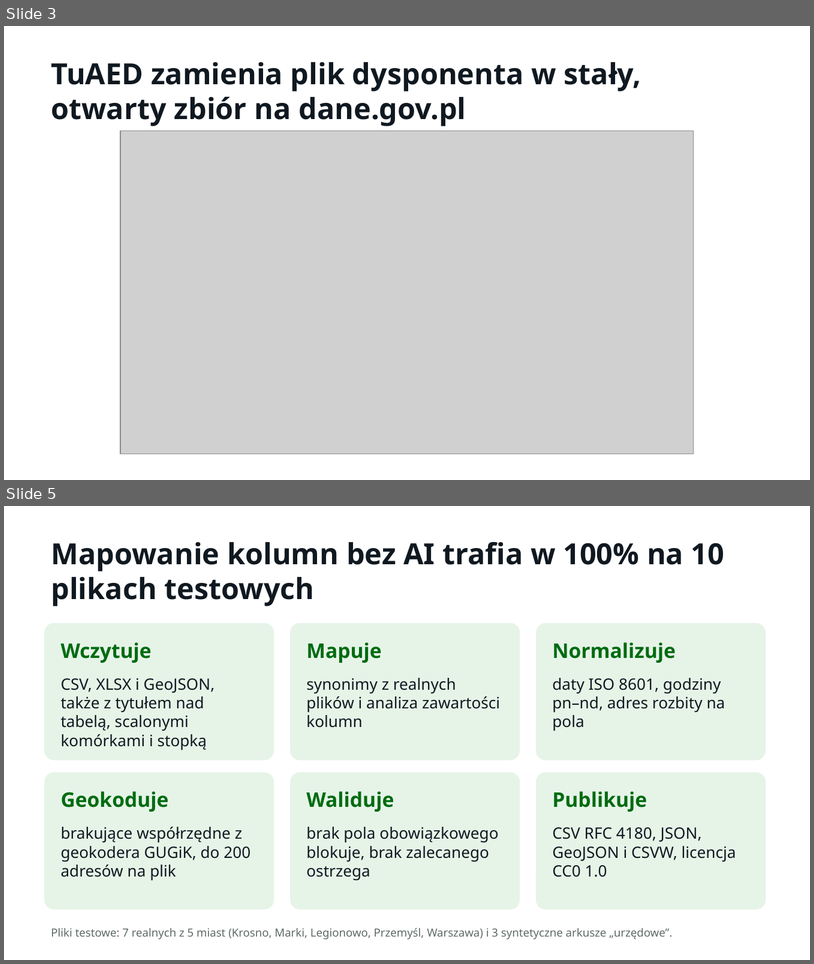
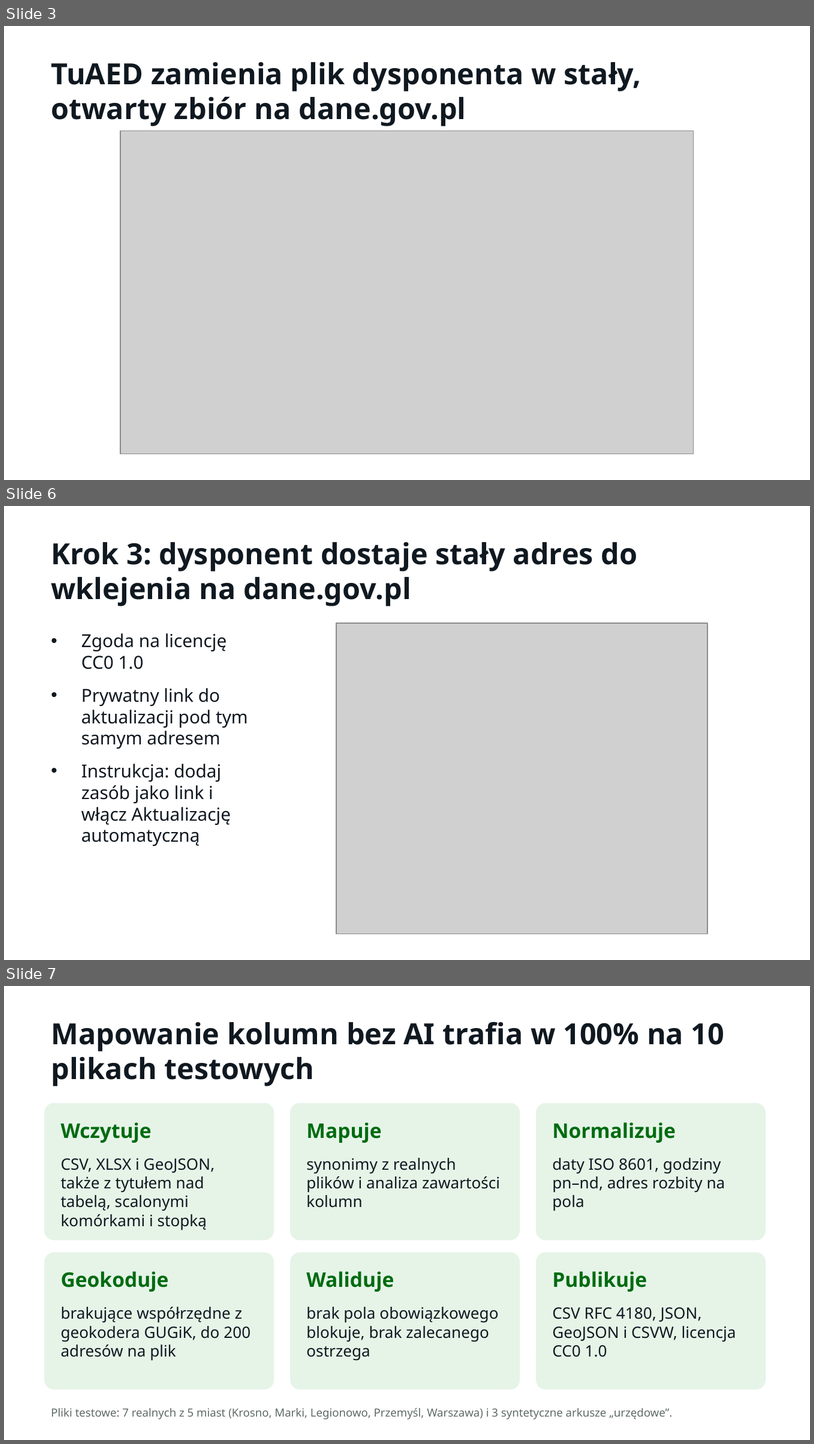
Before and after one commit to LastMinuteGameStudio/hacknation, a slide deck: prezentacja/TuAED-Misja-AED.pptx. Shown one above the other, each under a label of ours: slides 3 and 5 before the commit, slides 3, 6 and 7 after it; the slides between them are not shown. The pictures are 814x964 and 814x1444 pixels, drawn with LibreOffice and Linux fonts; fonts in the diff are those of the drawing; grey boxes stand for pictures. Boxes give left, top, right and bottom in pixels: in the first picture for what was removed or moved away, otherwise in the second. Text is boxed around its words. In the diff, an @@ line names an element or a change of style, - is before the commit and + after.

```diff
--- a/prezentacja/TuAED-Misja-AED.pptx
+++ b/prezentacja/TuAED-Misja-AED.pptx
@@ slide 6 added at box(4, 506, 810, 960), background #FFFFFF @@
@@ text added at box(51, 542, 638, 606), 26 pt, text #101820, bold @@
+Krok 3: dysponent dostaje stały adres do wklejenia na dane.gov.pl
@@ picture added at box(336, 623, 707, 933) @@
@@ text added at box(81, 633, 248, 846), 16 pt, text #101820 @@
+• Zgoda na licencję CC0 1.0
+• Prywatny link do aktualizacji pod tym samym adresem
+• Instrukcja: dodaj zasób jako link i włącz Aktualizację automatyczną
@@ what was slide 5 is now slide 7 @@
```
Also in this commit, not shown: 2 other slides added, 1 slide removed, 1 other file.
